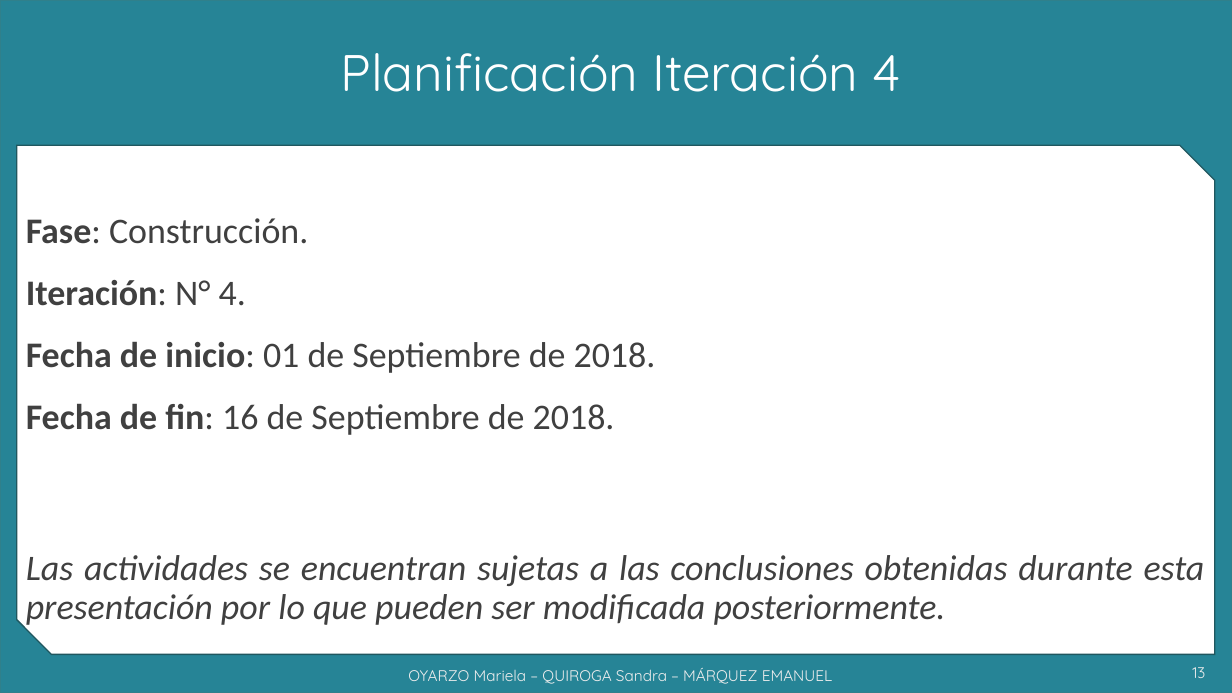
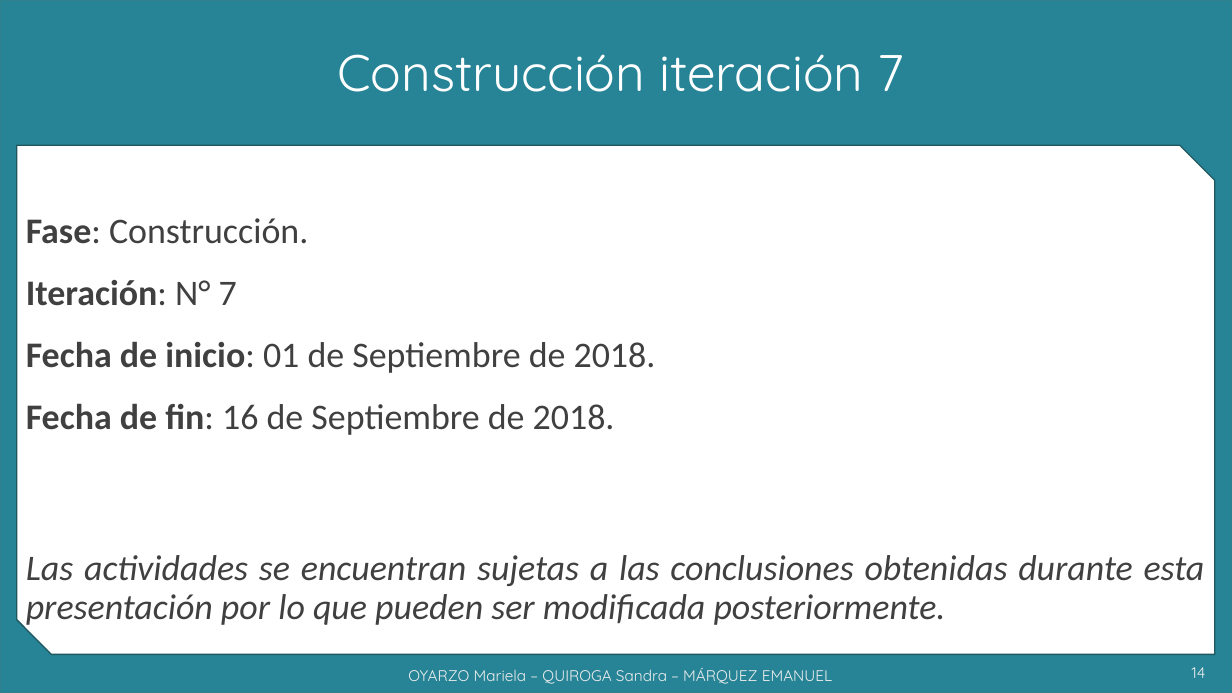
Before and after one commit to grupoyenu/yenu, a slide deck: slide 14 of 08. Presentaciones/Presentación 10 - 21.11.19.pptx (slide 13 before the commit). Drawn at 1232x693 pixels with LibreOffice and Linux fonts; fonts in the diff are those of the drawing; background and template pictures are left out. Boxes give left, top, right and bottom in pixels: in the first picture for what was removed or moved away, otherwise in the second. Text is boxed around its words. In the diff, an @@ line names an element or a change of style, - is before the commit and + after.

```diff
--- a/08. Presentaciones/Presentación 10 - 21.11.19.pptx
+++ b/08. Presentaciones/Presentación 10 - 21.11.19.pptx
@@ title at (337,54,904,92): text changed @@
-Planificación Iteración 4
+Construcción iteración 7
@@ text at (26,280,237,306): text changed @@
-Iteración: N° 4.
+Iteración: N° 7
@@ page number at (1192,667,1206,678): text changed @@
-13
+14
```
Also in this commit, not shown: 2 other slides changed, 1 slide added.
